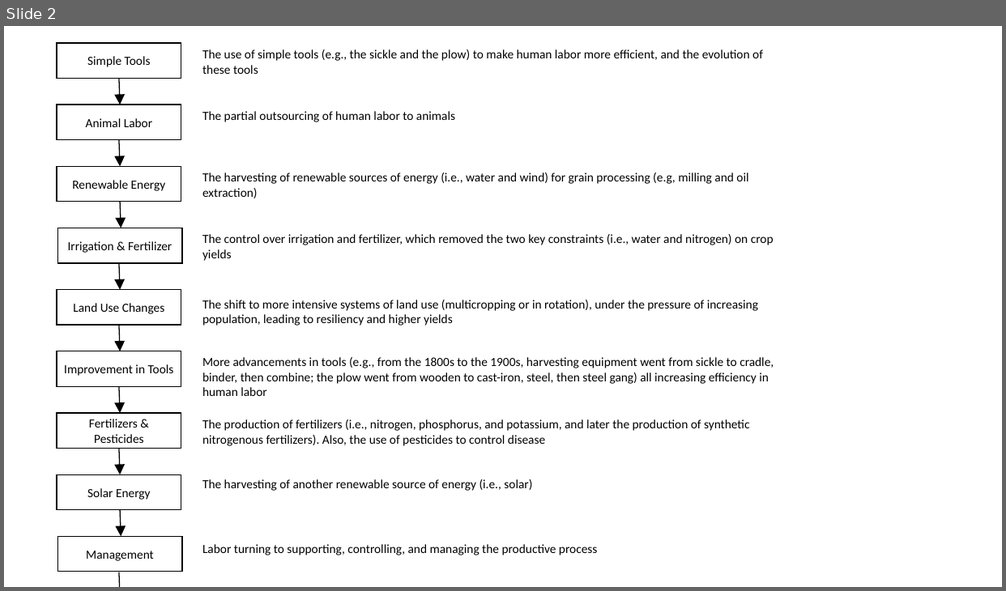
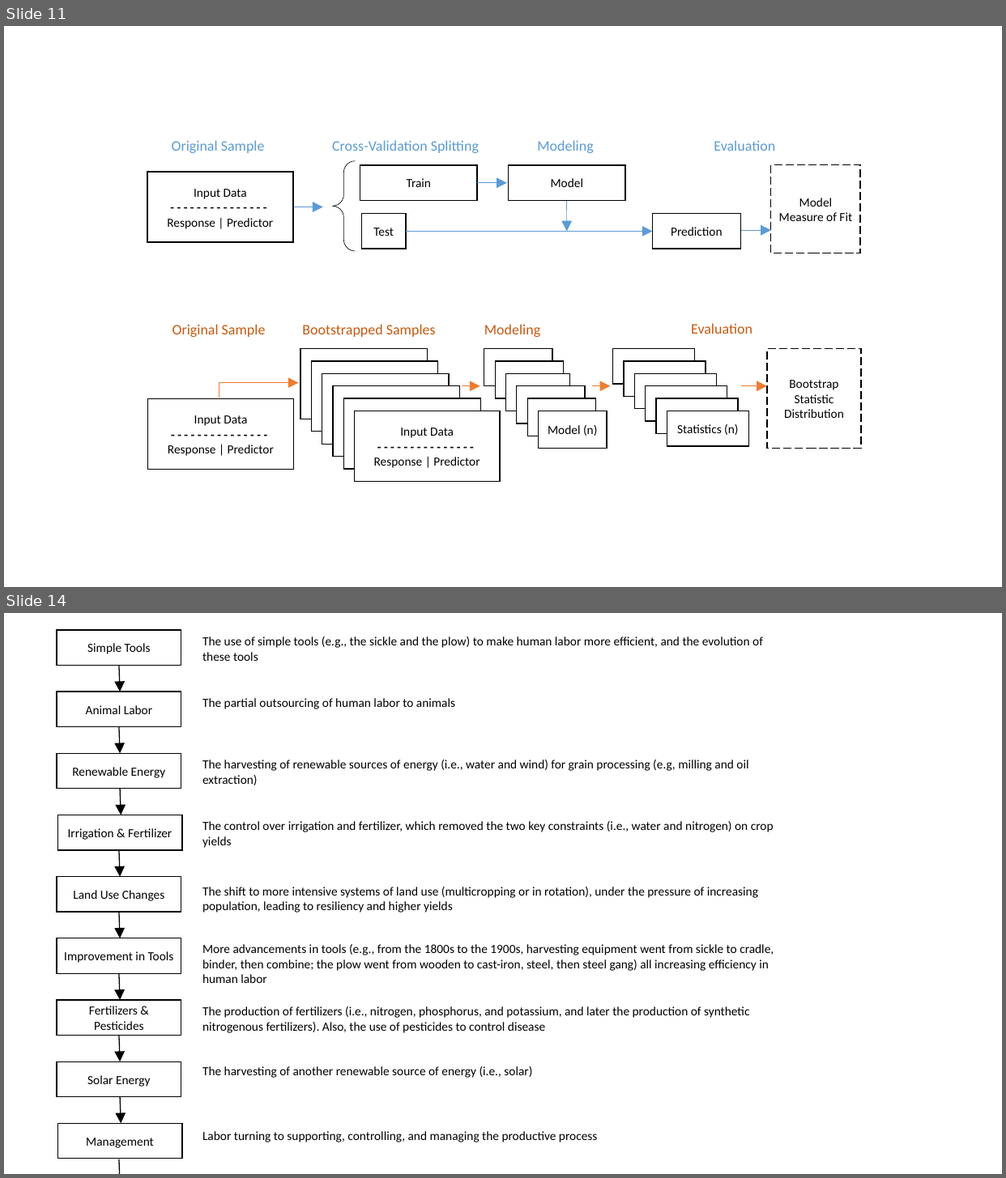
Before and after one commit to elliewhite-usgs/phd-predicting-unguaged-basins, a slide deck: presentation/slides/some graphs.pptx. Shown one above the other, each under a label of ours: slide 2 before the commit, slides 11 and 14 after it; the slides between them are not shown. The pictures are 1006x591 and 1006x1178 pixels, drawn with LibreOffice and Linux fonts; fonts in the diff are those of the drawing. Boxes give left, top, right and bottom in pixels: in the first picture for what was removed or moved away, otherwise in the second. Text is boxed around its words. In the diff, an @@ line names an element or a change of style, - is before the commit and + after.

```diff
--- a/presentation/slides/some graphs.pptx
+++ b/presentation/slides/some graphs.pptx
@@ slide 11 added at [4, 26, 1002, 587], background #FFFFFF @@
@@ group added at [147, 128, 860, 254]: 10 rectangles, 5 arrows, 1 left brace @@
+Input Data
+- - - - - - - - - - - - - - -
+Response | Predictor
+Original Sample
+Train
+Test
+Model
+Prediction
+Model Measure of Fit
+Modeling
+Evaluation
+Cross-Validation Splitting
@@ group added at [147, 310, 861, 482]: 24 rectangles, 3 arrows, 1 elbow arrow @@
+Input Data
+- - - - - - - - - - - - - - -
+Response | Predictor
+Original Sample
+Bootstrapped Samples
+Bootstrap Statistic Distribution
+Statistics (n)
+Evaluation
+Statistics (n)
+Statistics (n)
+Statistics (n)
+Statistics (n)
+Statistics (n)
+Modeling
+Model (n)
+Input Data
+- - - - - - - - - - - - - - -
+Response | Predictor
@@ what was slide 2 is now slide 14 @@
```
Also in this commit, not shown: 6 slides changed, 16 other slides added, 4 other files.
